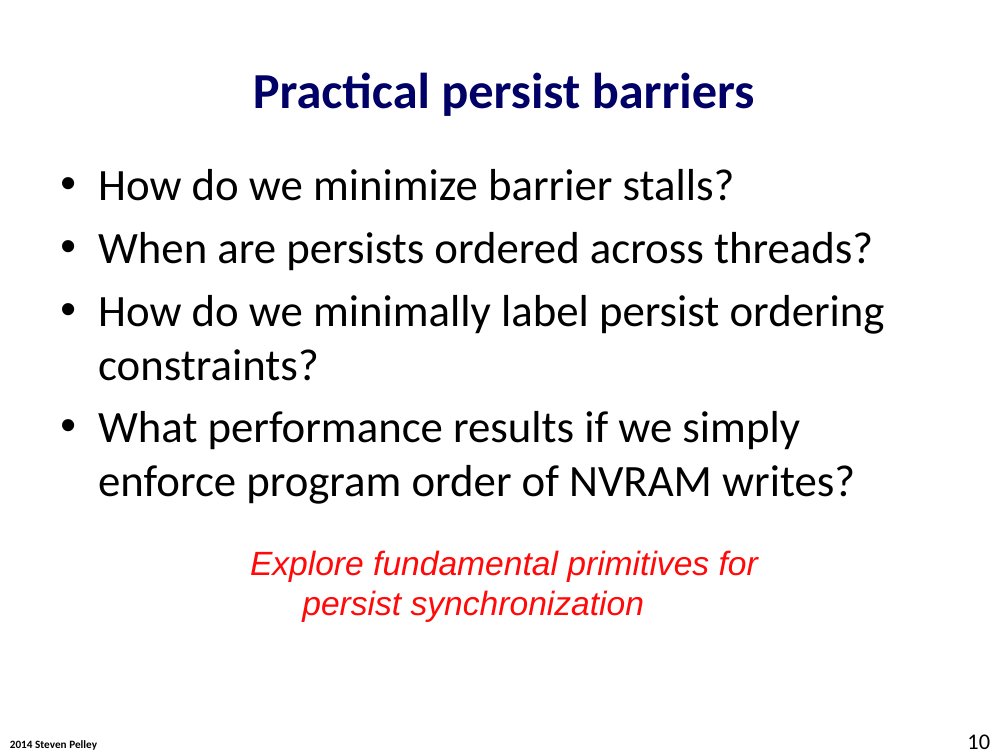
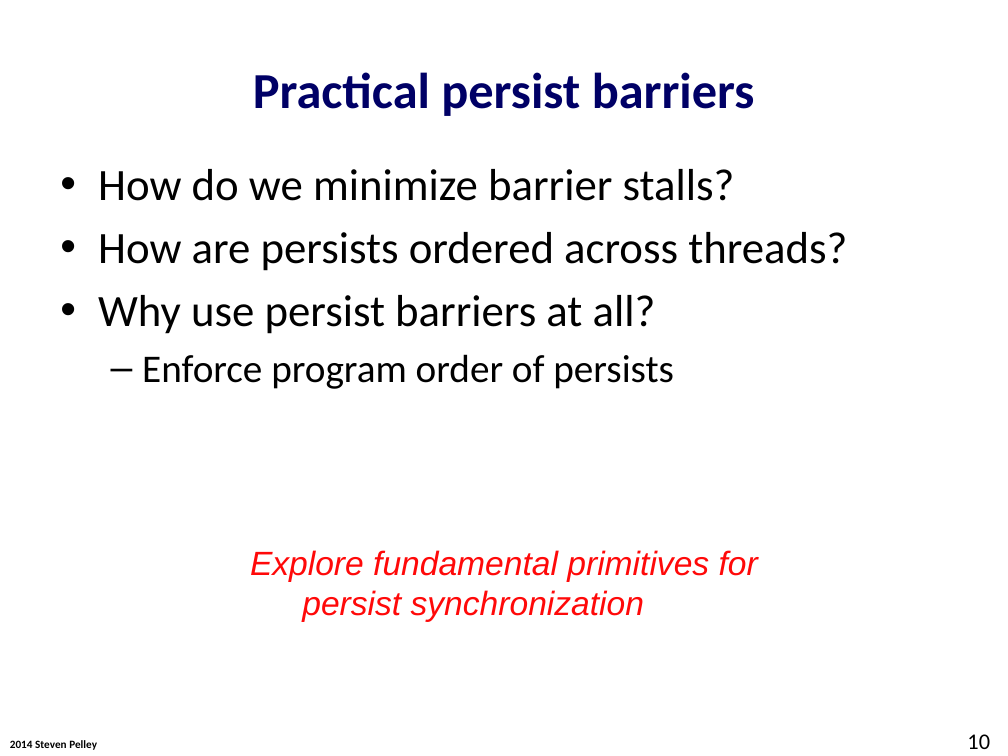
Before and after one commit to Abulila/dissertation, a slide deck: slide 10 of proposal/defense.pptx. Drawn at 1008x756 pixels with LibreOffice and Linux fonts; fonts in the diff are those of the drawing; background and template pictures are left out. Boxes give left, top, right and bottom in pixels: in the first picture for what was removed or moved away, otherwise in the second. Text is boxed around its words. In the diff, an @@ line names an element or a change of style, - is before the commit and + after.

```diff
--- a/proposal/defense.pptx
+++ b/proposal/defense.pptx
@@ text at (x1=98, y1=232, x2=847, y2=389): text changed @@
-• When are persists ordered across threads?
-• How do we minimally label persist ordering constraints?
-• What performance results if we simply enforce program order of NVRAM writes?
+• How are persists ordered across threads?
+• Why use persist barriers at all?
+  – Enforce program order of persists
```
Also in this commit, not shown: 24 other slides changed, 1 slide removed.
